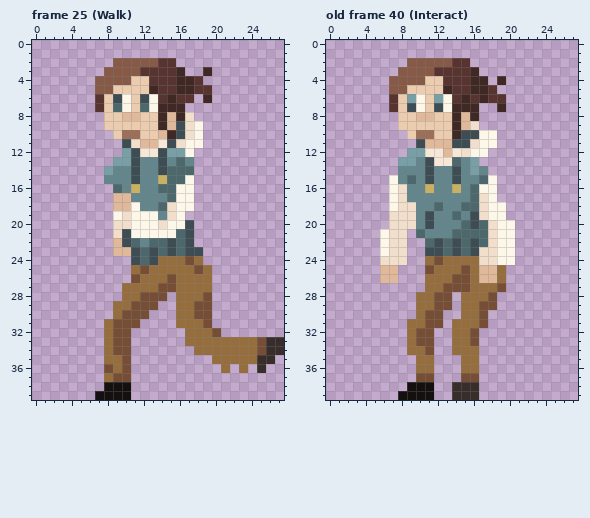
Pixel-art file -- src/Assets/Sprites/robin.aseprite. The first picture shows the starting point.
28x40 pixels, 46 frames. Shown: frame 25 (Walk), old frame 40 (Interact). The commit also changed other frames, which this record leaves out.
The result:
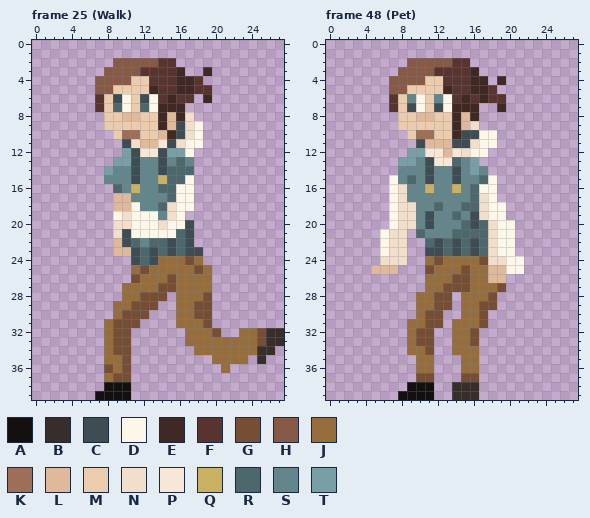
Palette (. is transparent): A #141010  B #372d2a  C #3e4d53  D #fcf7e8  E #402924  F #57342f  G #764e36  H #865a47  J #966e3e  K #9d6f58  L #e0b99b  M #ebccaf  N #f1dfcc  P #f7e7d6  Q #c9b164  R #4d686c  S #63868d  T #789fa6
A new or re-ordered frame is compared with the old frame closest to it.
Difference:
frames 46 -> 64
Frame 25 (Walk), layer "Near Leg":
y 32: x 23..27 ..... -> JJGBB
y 34: x 25 G -> B; x 27 B -> .
y 35: x 24 J -> .; x 26 B -> .
y 36: x 23 J -> .; x 25 B -> .
Frame 48 (Pet) is new; against old frame 40 (Interact), layers "Near Arm", "Far Arm":
y 6: x 9 T -> S; x 12 T -> S
y 19..20: x 7 N -> D
y 23: x 17 N -> R
y 24: x 17 N -> G; x 19 D -> N; x 21 . -> D
y 25: x 5 . -> L; x 17 L -> J; x 19..21 J.. -> LDD
y 26: x 6..7 LL -> ..; x 17 L -> J; x 19 J -> L
